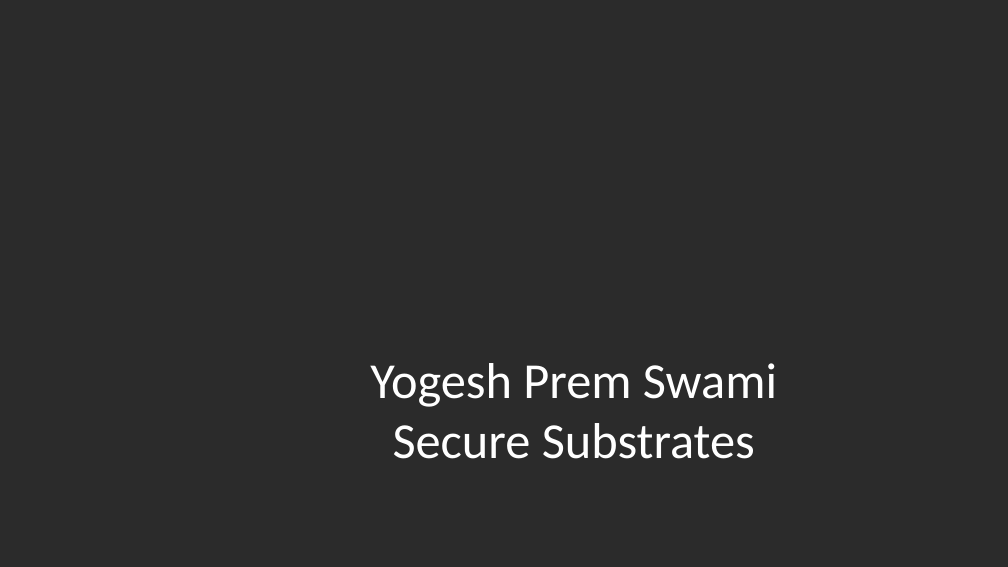
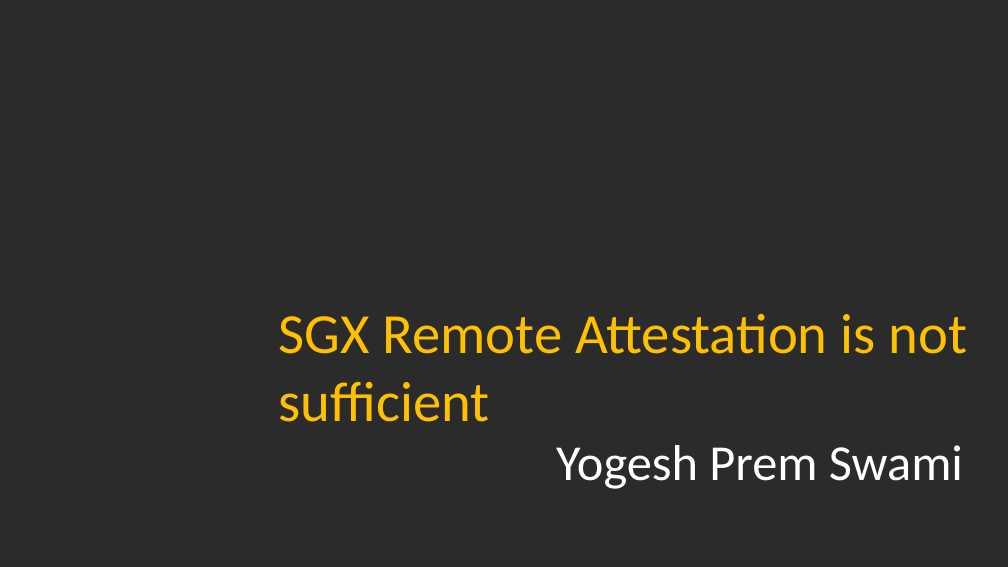
Before and after one commit to axelexic/sgx_remote_attestation_bh_17, a slide deck: slide 1 of presentation/us-17-Swami-SGX-Remote-Attestation-Is-Not-Sufficient.pptx. Drawn at 1008x567 pixels with LibreOffice and Linux fonts; fonts in the diff are those of the drawing; background and template pictures are left out; a plain dark background stands for a picture behind light text. Boxes give left, top, right and bottom in pixels: in the first picture for what was removed or moved away, otherwise in the second. Text is boxed around its words. In the diff, an @@ line names an element or a change of style, - is before the commit and + after.

```diff
--- a/presentation/us-17-Swami-SGX-Remote-Attestation-Is-Not-Sufficient.pptx
+++ b/presentation/us-17-Swami-SGX-Remote-Attestation-Is-Not-Sufficient.pptx
@@ text added at [279,314,967,422], 54 pt, text #FFC000 @@
+SGX Remote Attestation is not sufficient
@@ text at [393,423,755,459]: paragraph removed @@
-Secure Substrates
@@ text "Yogesh Prem Swami": place and size @@
-text "Yogesh Prem Swami" at [370,363,777,459]
+text "Yogesh Prem Swami" at [556,445,963,489]
```
Also in this commit, not shown: 15 other slides changed, 1 slide added, 2 slides removed, 3 other files.
